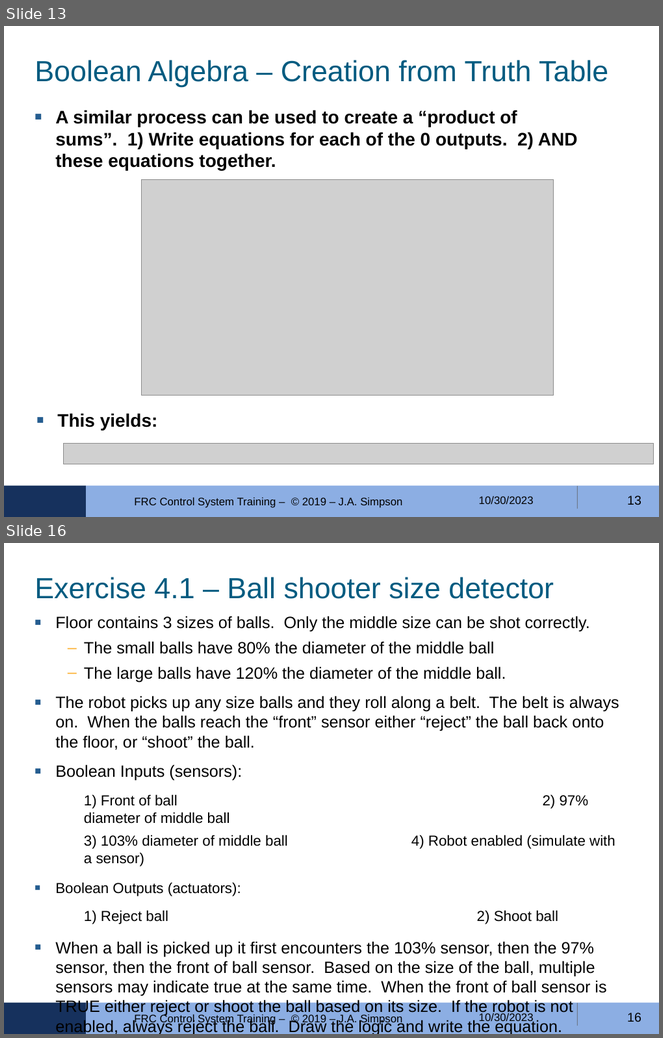
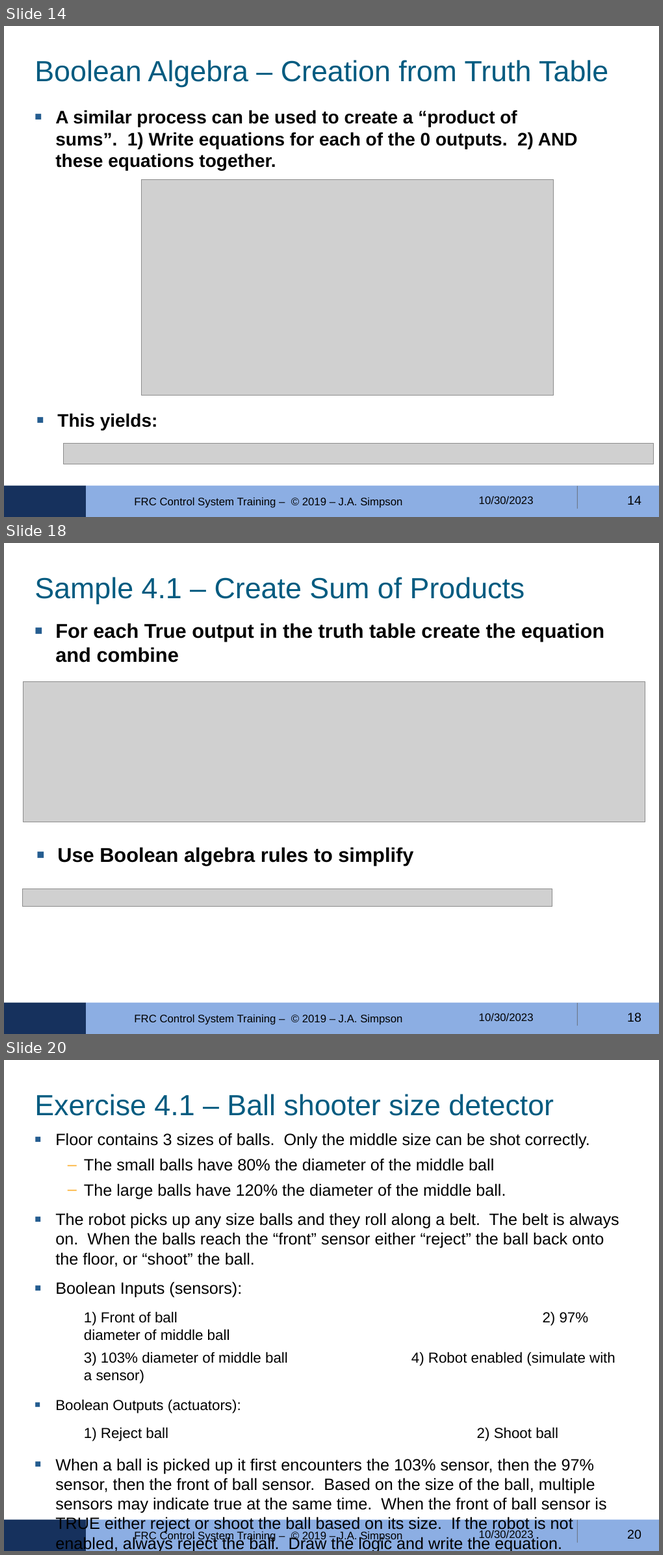
Before and after one commit to FRobotics/2023-RobotCode, a slide deck: Training/ControlLogic-04/FRC-4150-Ctrls-Training-MODULE-04--2023-10-30.odp. Shown one above the other, each under a label of ours: slides 13 and 16 before the commit, slides 14, 18 and 20 after it; the slides between them are not shown. The pictures are 663x1038 and 663x1555 pixels, drawn with LibreOffice and Linux fonts; fonts in the diff are those of the drawing; grey boxes stand for pictures; background and template pictures are left out. Boxes give left, top, right and bottom in pixels: in the first picture for what was removed or moved away, otherwise in the second. Text is boxed around its words. In the diff, an @@ line names an element or a change of style, - is before the commit and + after.

Commit message:
Update Control Logic 4 training

```diff
--- a/Training/ControlLogic-04/FRC-4150-Ctrls-Training-MODULE-04--2023-10-30.odp
+++ b/Training/ControlLogic-04/FRC-4150-Ctrls-Training-MODULE-04--2023-10-30.odp
@@ slide 18 added at bbox=[4, 543, 659, 1034], background #FFFFFF; not listed: 3 template elements that a slide beside it also shows @@
@@ title added at bbox=[35, 577, 525, 603], 32 pt, text #025B80 @@
+Sample 4.1 – Create Sum of Products
@@ text added at bbox=[55, 623, 605, 663], 22 pt, text #000000, bold @@
+■ For each True output in the truth table create the equation and combine
@@ picture added at bbox=[23, 681, 646, 822] @@
@@ text added at bbox=[57, 847, 414, 866], 22 pt, text #000000, bold @@
+■ Use Boolean algebra rules to simplify
@@ picture added at bbox=[22, 889, 553, 906] @@
@@ text added at bbox=[134, 1015, 402, 1025], 12 pt, text #000000 @@
+FRC Control System Training – © 2019 – J.A. Simpson
@@ text added at bbox=[479, 1014, 534, 1021], 12 pt, text #000000 @@
+10/30/2023
@@ page number added at bbox=[627, 1013, 642, 1023], 14 pt, text #000000 @@
+18
@@ what was slide 13 is now slide 14 @@
@@ page number at bbox=[627, 496, 642, 505]: text changed @@
-13
+14
@@ what was slide 16 is now slide 20 @@
@@ page number at bbox=[627, 1530, 642, 1540]: text changed @@
-16
+20
```
Also in this commit, not shown: 5 slides changed, 3 other slides added, 3 other files.
